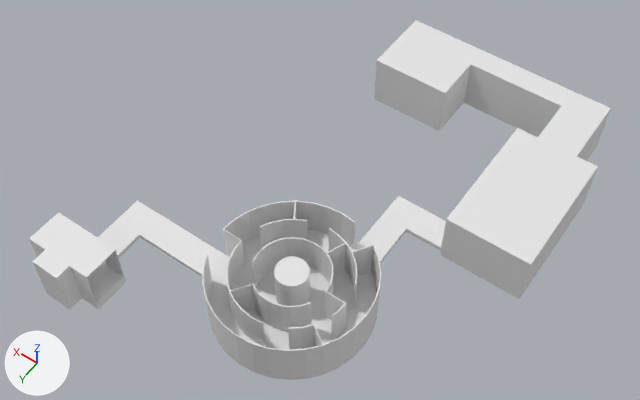
The Blender file PopcornProject/Assets/Blender/level-design-save1.blend as it was, and as the next commit left it.
The view is the same before and after, from a 50 mm camera at (-51.8, 64.3, 134.8) aimed at (7.1, -18.1, 5.2). Every picture has the same lights, and +X, +Y and +Z are marked at lower left.

The first picture shows 'Bridges', 'Circle_Maze_Floor', 'Circle_Maze_Walls', 'Key_Room_Floor', 'Key_Room_Walls', 'Steam_Room_Floor', 'Steam_Room_Roof', 'Steam_Room_Walls'.
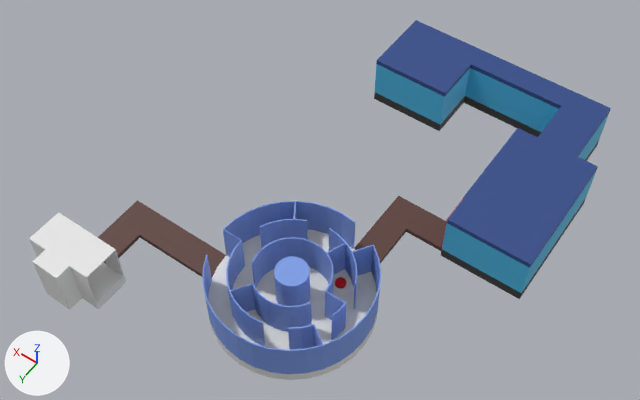
Edits to the bpy script that builds the scene:
```text
Add mat_roofsteam:
    mat_roofsteam = principled_material('roofsteam')
    mat_roofsteam.base_color = (0.0314, 0.0727, 0.259)  # blue #324c8b
Add mat_wallssteam:
    mat_wallssteam = principled_material('wallssteam')
    mat_wallssteam.base_color = (0.075, 0.502, 0.8)  # cyan #4dbce7
Add mat_floor:
    mat_floor = principled_material('floor')
    mat_floor.base_color = (0.0486, 0.0486, 0.0486)  # black #3e3e3e
Add mat_bridge:
    mat_bridge = principled_material('bridge')
    mat_bridge.base_color = (0.112, 0.0503, 0.0412)  # brown #5e3f39
Add mat_mazemateruak:
    mat_mazemateruak = principled_material('mazemateruak')
    mat_mazemateruak.base_color = (0.206, 0.337, 0.801)  # blue #7d9de7
Add mat_buttonunpressed:
    mat_buttonunpressed = principled_material('buttonunpressed')
    mat_buttonunpressed.base_color = (0.8, 0.0, 0.00134)  # red #e70004
Change me_circle:
    where me_circle.from_pydata(...)  # 702 vertices, 668 faces; spans x -15.0..15.0, y -15.0..15.0, z 2.0..10.0
    used by ob_circle_maze_walls; location = (0.0, 0.0, 0.0)
    me_circle part 1: 668 faces spanning x -15.0..15.0, y -15.0..15.0, z 2.0..10.0 switch from no material to mat_mazemateruak (blue #7d9de7)
Change me_circle_001:
    where me_circle_001.from_pydata(...)  # 44 vertices, 40 faces; spans x -16.0..36.7, y -29.7..14.0, z 1.0..2.0
    used by ob_bridges; location = (0.0, 0.0, 0.0)
    me_circle_001 part 2
    20 faces are deleted
    20 new faces join them
    me_circle_001 part 3: 40 faces spanning x -16.0..36.7, y -29.7..14.0, z 1.0..2.0 switch from no material to mat_bridge (brown #5e3f39)
Change me_cube_002:
    where me_cube_002.from_pydata(...)  # 82 vertices, 80 faces; spans x -32.2..16.0, y -65.2..-23.8, z 0.0..2.0
    add me_cube_002.materials.append(mat_floor)  # black #3e3e3e
Change me_cube_003:
    where me_cube_003.from_pydata(...)  # 108 vertices, 104 faces; spans x -32.2..16.0, y -65.2..-23.8, z 2.0..10.0
    add me_cube_003.materials.append(mat_wallssteam)  # cyan #4dbce7
Change me_cube_004:
    where me_cube_004.from_pydata(...)  # 82 vertices, 80 faces; spans x -32.2..16.0, y -65.2..-23.8, z 20.0..22.0
    add me_cube_004.materials.append(mat_roofsteam)  # blue #324c8b
Add me_cylinder_001:
    me_cylinder_001.from_pydata(...)  # a 32-sided cylinder along z spanning x -1.0..1.0, y -1.0..1.0, z -0.27..0.27
    me_cylinder_001.materials.append(mat_buttonunpressed)  # red #e70004
Add ob_cylinder:
    ob_cylinder = bpy.data.objects.new('Cylinder', me_cylinder_001)
    ob_cylinder.location = (-5.3, -7.0, 2.3)
```

What differs and where, as boxes (x1, y1, x2, y2) in the pictures (640 x 400 px; the box of a moved part takes in the faces that stretch with it):
'Steam_Room_Roof', recoloured (white to blue)
    both: (376, 20, 611, 268)
'Steam_Room_Walls', recoloured (grey to blue)
    both: (375, 64, 609, 293)
'Steam_Room_Floor', recoloured (grey to black)
    both: (374, 92, 599, 299)
'Cylinder', added
    after: (335, 277, 346, 288)
part 1 of me_circle, recoloured (grey to blue)
    both: (202, 201, 381, 374)
part 2 of me_circle_001, moved or reshaped
    both: (98, 200, 226, 278)
part 3 of me_circle_001, recoloured (white to brown)
    both: (354, 196, 446, 263)
